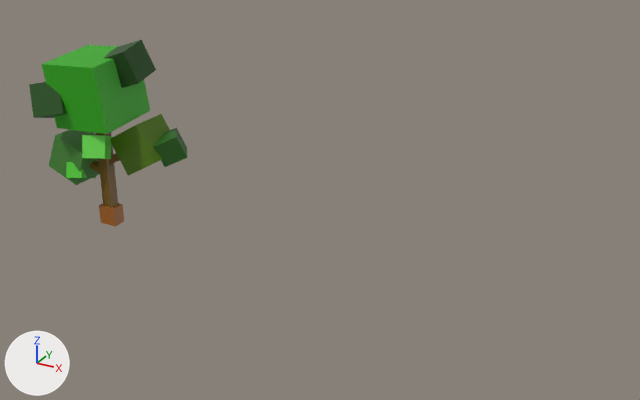
One commit to the Blender file Assets/MyOwnAsets/endlessRunner_props.blend: the scene before it, then after it.
One viewpoint serves both versions: a 50 mm lens placed at (17.54, -18.64, 11.6), pointed at (7.26, 0.05, 2.25). Arrows for +X, +Y and +Z are at lower left; the lights stay in place.

Names of what the first picture shows: '_cube_center'.
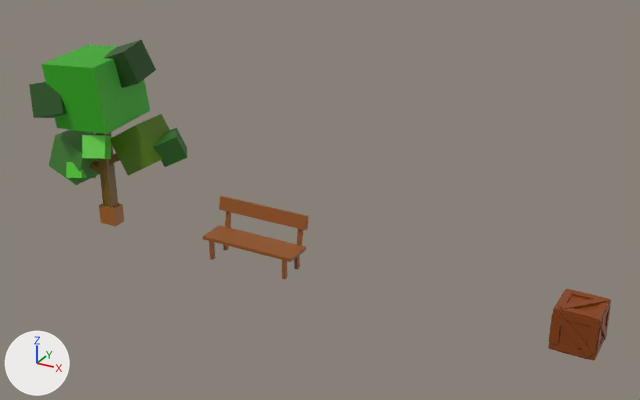
The newer file is also rescaled (x0.6), turned or shifted as a whole; pictures and numbers use the older file's frame.

Pixel boxes [x1, y1, x2, y2] of what changed, in the pictures (640 x 400 px):
'prop_bench', added (brown): after [203, 196, 309, 279]
'prop_box_wood', added (brown): after [548, 289, 611, 361]
    faces in mat_myatlasmaterial (picture img_artboard_1_png): [558, 295, 607, 349]

What the commit changed:
Mesh me_cube_066 is new.
It has 248 vertices, 186 faces and spans x -0.342..0.342, y -0.342..0.342, z -0.001..0.69.
Faces by material slot: [6, 180].
It uses material mat_myatlasmaterial (picture img_artboard_1_png).
It uses material mat_myatlasmaterial (picture img_artboard_1_png).
Mesh me_cube_614 is new.
It has 64 vertices, 48 faces and spans x -0.86..0.86, y -0.36..0.27, z 0.0..0.94.
It uses material mat_myatlasmaterial (picture img_artboard_1_png).
Object 'prop_box_wood' (ob_prop_box_wood) is new; it shows me_cube_066.
Its location is (14.23, 0.0, 0.0).
Its scale is (1.67, 1.67, 1.67).
Object 'prop_bench' (ob_prop_bench) is new; it shows me_cube_614.
Its location is (5.3, 0.0, 0.0).
Its scale is (1.67, 1.67, 1.67).
